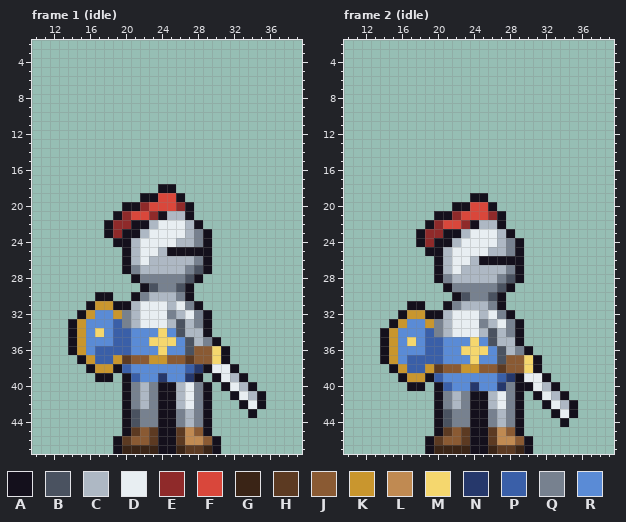
Pixel-art file: src/stage/cast/knight.aseprite. The first picture shows the starting point.
48x48 pixels, 6 frames. Shown: frame 1 (idle): x 10..39, y 2..47; frame 2 (idle): x 10..39, y 2..47. The commit also changed other frames, which this record leaves out.
Visible layers, top first: "front_arm", "head", "body", "legs", "back_arm", "outline".
Palette (. is transparent): A #14101c  B #4a5260  C #aeb8c4  D #e8eef2  E #8f2a2a  F #d9473b  G #3a2416  H #5c3a22  J #8a5a33  K #c9962e  L #c08a52  M #f5d76e  N #26386b  P #3a5fa8  Q #77818f  R #5a8bd6
Pixels before, frame 1 (idle), first column x 14:
18 ..........AA..........
19 ........AAFFA.........
20 ......AAEFFFEA........
21 .....AEFFEACCA........
22 ....AEEAACDDDCA.......
23 ....AEAACDDDDCQA......
24 .....AACDDDDCCQA......
25 ......ACDDCAAAAA......
26 ......ACDCCCCCQA......
27 ......AQCCCCCQBA......
28 .......AQQQQQBA.......
29 ........ABQQBA........
30 ...AA..AQCCCQA........
31 ..AKKAACDDDCDQA.......
32 .AKRRKQCDDDQCDQA......
33 AKRRRPQCDDDCBCQA......
34 AKRMRPPRRRMRBCCA......
35 AKRRRPPRRMMMRBCQA.....
36 AKRPPPPRRRMRRBJJMA....
37 .AKPPKHJJKKJJHJJMA....
38 ..AKKAPRRRRRRPNADDA...
39 ...AA.APRRNRRNA.ADCA..
40 ......AQCQAACDQA.ADCA.
41 ......AQCQAACDQA..ADCA
42 ......AQCQAACDQA...ADA
43 ......ABQQAAQCQA....A.
44 ......ABQQAAQCQA......
45 ......AHJHAAHLJA......
46 .....AHJJHAAHLLJA.....
47 .....AGGGGAAGHHGA.....
Pixels before, frame 2 (idle), first column x 14:
19 ..........AA..........
20 ........AAFFA.........
21 ......AAEFFFEA........
22 .....AEFFEACCA........
23 ....AEEAACDDDCA.......
24 ....AEAACDDDDCQA......
25 .....AACDDDDCCQA......
26 ......ACDDCAAAAA......
27 ......ACDCCCCCQA......
28 ......AQCCCCCQBA......
29 .......AQQQQQBA.......
30 ........ABQQBA........
31 ...AA..AQCCCQA........
32 ..AKKAACDDDCDQA.......
33 .AKRRKQCDDDQCDQA......
34 AKRRRPQCDDDCBCQA......
35 AKRMRPPRRRMRBCCA......
36 AKRRRPPRRMMMRBCQA.....
37 AKRPPPPRRRMRRBJJMA....
38 .AKPPKHJJKKJJHJJMA....
39 ..AKKAPRRRRRRPNADDA...
40 ...AA.APRRNRRNQAADCA..
41 ......AQCQAACDQA.ADCA.
42 ......AQCQAACDQA..ADCA
43 ......ABQQAAQCQA...ADA
44 ......ABQQAAQCQA....A.
45 ......AHJHAAHLJA......
46 .....AHJJHAAHLLJA.....
47 .....AGGGGAAGHHGA.....
New version:
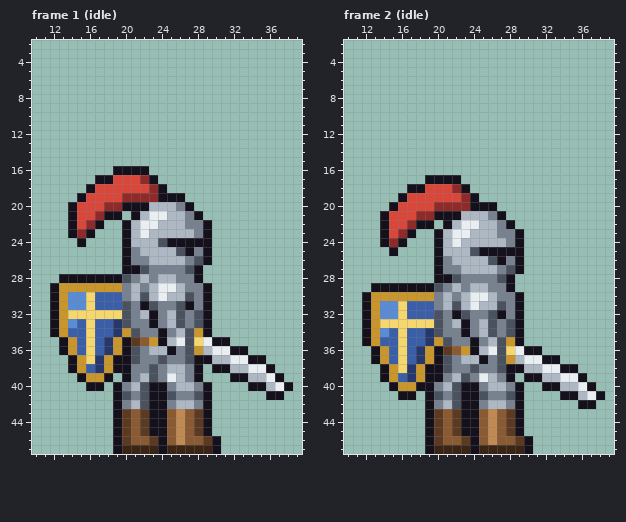
Diff:
layer "shield" added
layer "back_leg" added
layer "front_leg" added
layer "sword" added
layer "legs" removed
Changed rows in their new state; - is an unchanged pixel.
Frame 1 (idle):
first column x 12:
16 -------AAAA----------------
17 -----AAFFFEA---------------
18 ----AFFFFFFE-.-------------
19 ---AFFFFEEEEAA-------------
20 --AFFFEE--ACCCQ------------
21 --AFFEA-.ACDD--QA----------
22 --AFEA..ACDDCCCQQA---------
23 --AEA-..-CDCCCC------------
24 ---A---.--CCBAAAA----------
25 ---------QCC-CB-Q----------
26 ---------QQ----QB----------
27 ---------ABQQQQBA.---------
28 -AAAAAAABQC-CC-Q-----------
29 AKKKKKKKQCQCDDCQQA---------
30 AKRRMPPPQCB-D-CBQA---------
31 AKRRMPPPBQABQQBAQA---------
32 AKMMMMMMBQCAQCBQB----------
33 AKRPMPPNBQQAQ--QB----------
34 AKPPMPPNKBQQAQCBK----------
35 -AKPMPNKAHJKACD-MD-A-------
36 -AKPM-NKABQCCAQ-KCDDAA-----
37 --AKMNKAABQQBQQBAACCDDAA---
38 --AKPN--AQQBQCCQA.AACCDDA--
39 ---AKK---QCBQDCQ--..A-CCDA-
40 ----AA-AQCBA-Q-C---...-ACDA
41 -------AB-BA-BQQB---....AA-
42 -------AQCBA-Q-C-----...---
43 -------AHJHA-JLJH-----.----
44 -------AHJHA-JLJH----------
45 -------AHJHA-JLJH----------
46 -------------JLJJH---------
47 -------------G-GG----------
Frame 2 (idle):
first column x 12:
17 -------AAAA----------------
18 -----AAFFFEA---------------
19 ----AFFFFFFE-.-------------
20 ---AFFFFEEEEAA-------------
21 --AFFFEE--ACCCQ------------
22 --AFFEA-.ACDD--QA----------
23 --AFEA..ACDDCCCQQA---------
24 --AEA-..-CDCCCC------------
25 ---A---.--CCBAAAA----------
26 ---------QCC-CB-Q----------
27 ---------QQ----QB----------
28 ---------ABQQQQBA.---------
29 -AAAAAAABQC-CC-Q-----------
30 AKKKKKKKQCQCDDCQQA---------
31 AKRRMPPPQCB-D-CBQA---------
32 AKRRMPPPBQABQQBAQA---------
33 AKMMMMMMBQCAQCBQB----------
34 AKRPMPPNBQQAQ--QB----------
35 AKPPMPPNKBQQAQCBK----------
36 -AKPMPNKAHJKACD-MD-A-------
37 -AKPM-NKABQCCAQ-KCDDAA-----
38 --AKMNKAABQQBQQBAACCDDAA---
39 --AKPN--AQCBQDCQA.AACCDDA--
40 ---AKK-AQCBAAQCC--..A-CCDA-
41 ----AA-AB-BA-BQQB--...-ACDA
42 -------AQCBA-Q-C----....AA-
43 -------AHJHA-JLJH----...---
44 -------AHJHA-JLJH-----.----
45 -------AHJHA-JLJH----------
46 -------------JLJJH---------
47 -------------G-GG----------
Where, in picture pixels (left, top, right, bottom), the same in both pictures:
changed: (50, 166, 293, 454)
changed: (362, 175, 605, 454)
